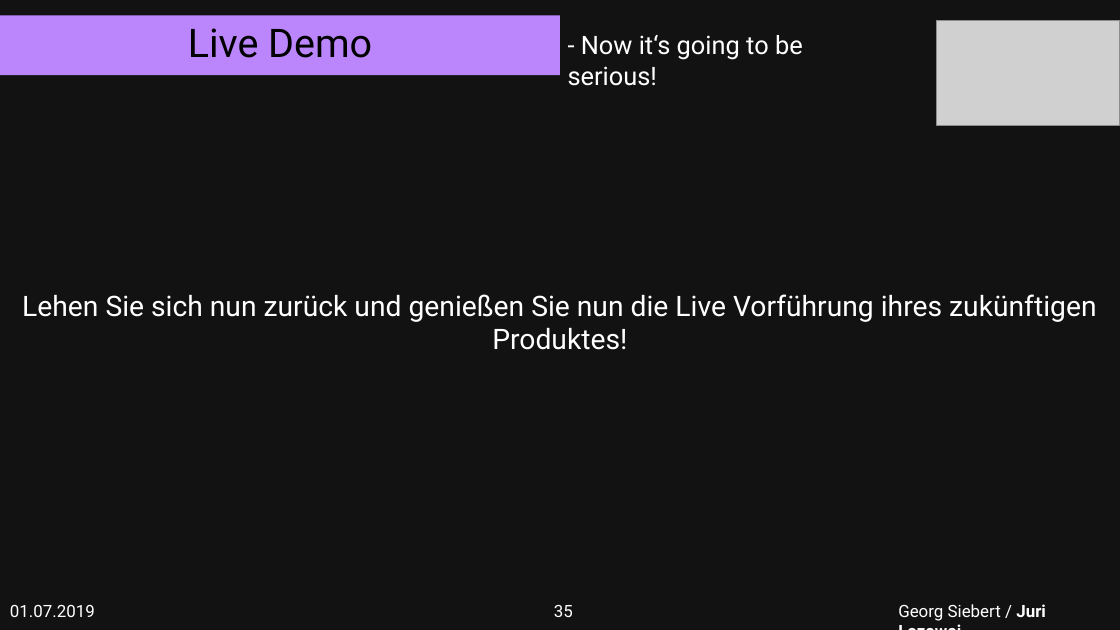
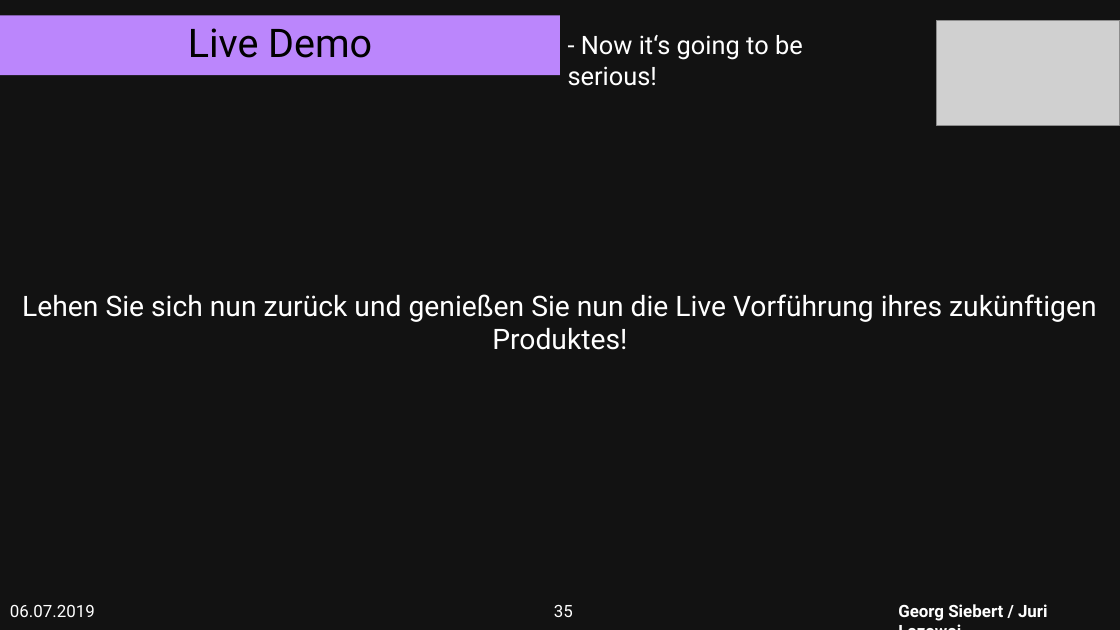
Before and after one commit to DerYeger/Project_RBSG, a slide deck: slide 35 of doc/Release2/Präsentation/Kundenprasentation_Release_2.pptx. Drawn at 1120x630 pixels with LibreOffice and Linux fonts; fonts in the diff are those of the drawing; grey boxes stand for pictures. Boxes give left, top, right and bottom in pixels: in the first picture for what was removed or moved away, otherwise in the second. Text is boxed around its words. In the diff, an @@ line names an element or a change of style, - is before the commit and + after.

```diff
--- a/doc/Release2/Präsentation/Kundenprasentation_Release_2.pptx
+++ b/doc/Release2/Präsentation/Kundenprasentation_Release_2.pptx
@@ text "Georg Siebert / Juri Lozowoj" at <box>898,604,1048,621</box>: bold on in "Georg Siebert /" @@
@@ text at <box>10,605,95,617</box>: text changed @@
-01.07.2019
+06.07.2019
```
Also in this commit, not shown: 32 other slides changed.
